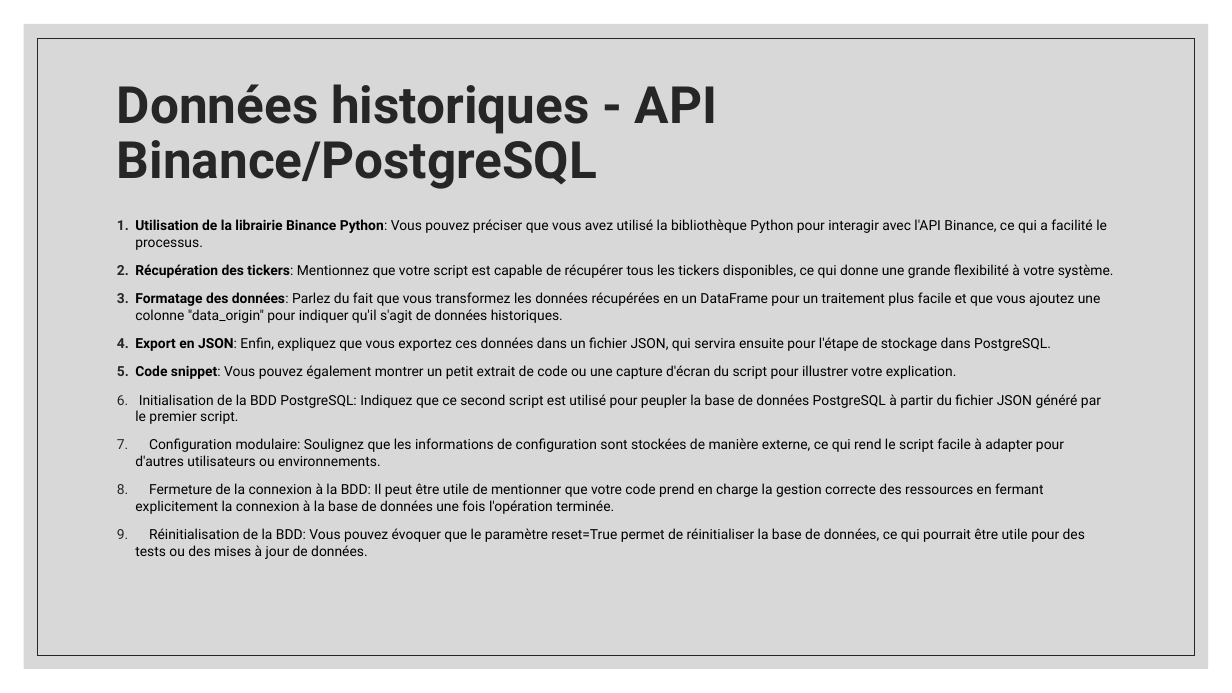
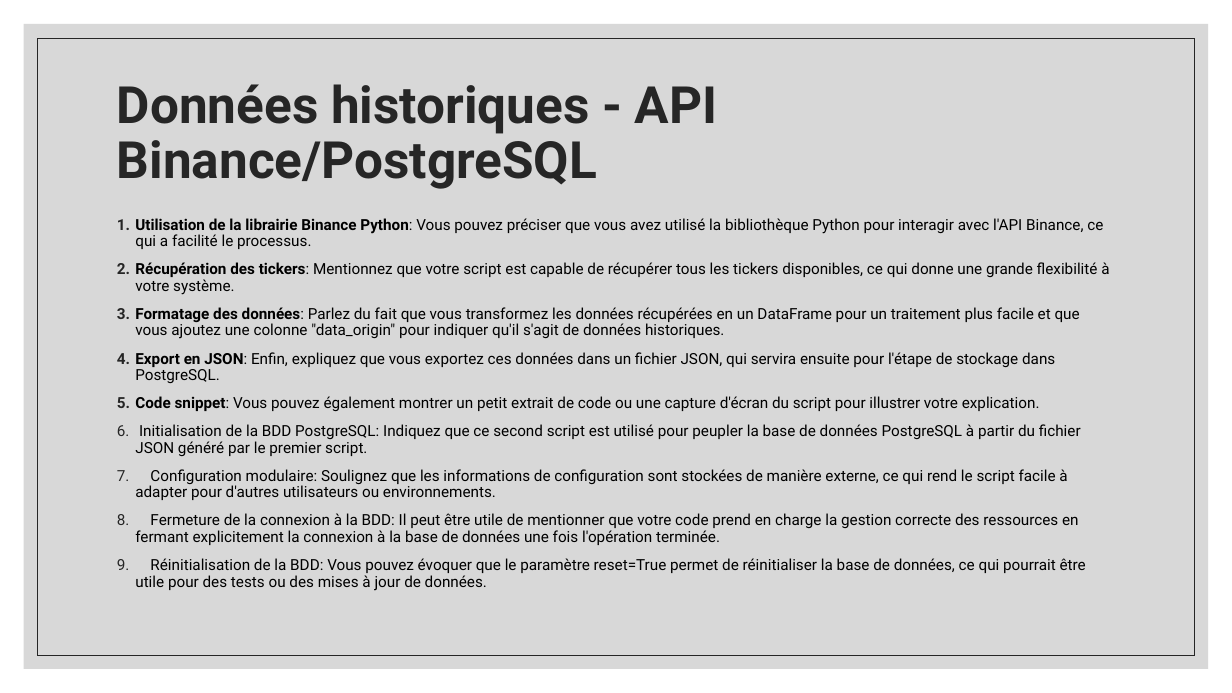
Before and after one commit to swip10/OPA, a slide deck: slide 10 of Gestion de projet/Présentation projet_OPA.pptx (slide 9 before the commit). Drawn at 1232x693 pixels with LibreOffice and Linux fonts; fonts in the diff are those of the drawing. Boxes give left, top, right and bottom in pixels: in the first picture for what was removed or moved away, otherwise in the second. Text is boxed around its words. In the diff, an @@ line names an element or a change of style, - is before the commit and + after.

```diff
--- a/Gestion de projet/Présentation projet_OPA.pptx
+++ b/Gestion de projet/Présentation projet_OPA.pptx
@@ text "Utilisation de la librairie Binance ..." at box(135, 218, 1109, 590): size 10.8 to 11.9 pt; line spacing 1 to 0.9 @@
```
Also in this commit, not shown: 1 other slide changed, 3 slides added, 1 other file.
